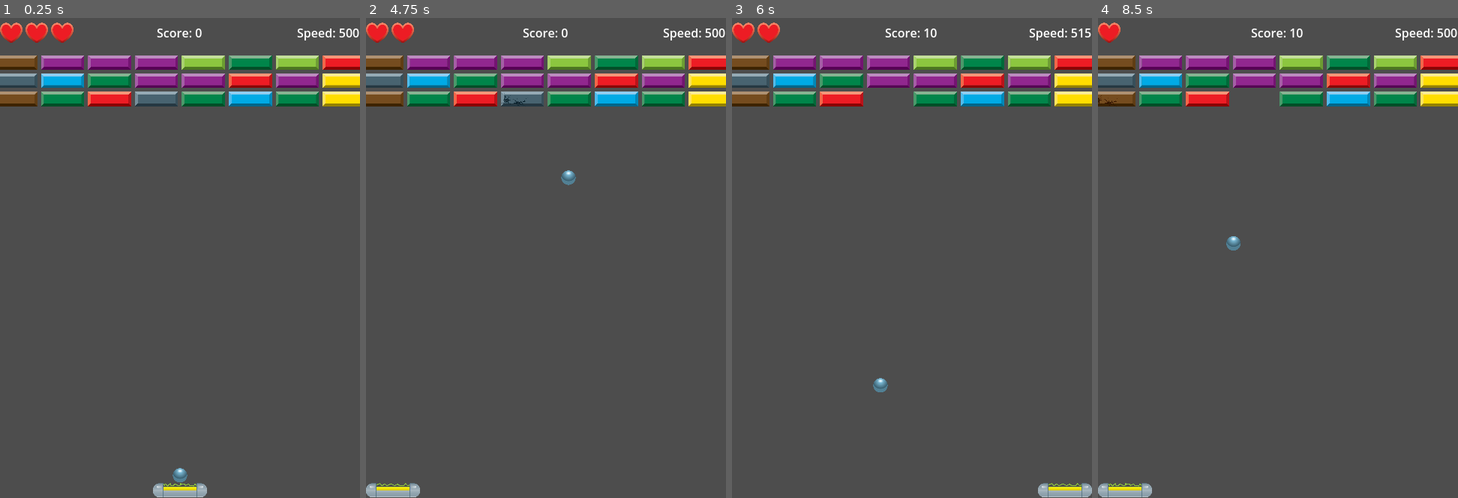
Above: before the commit, frames 1-4 (left to right).
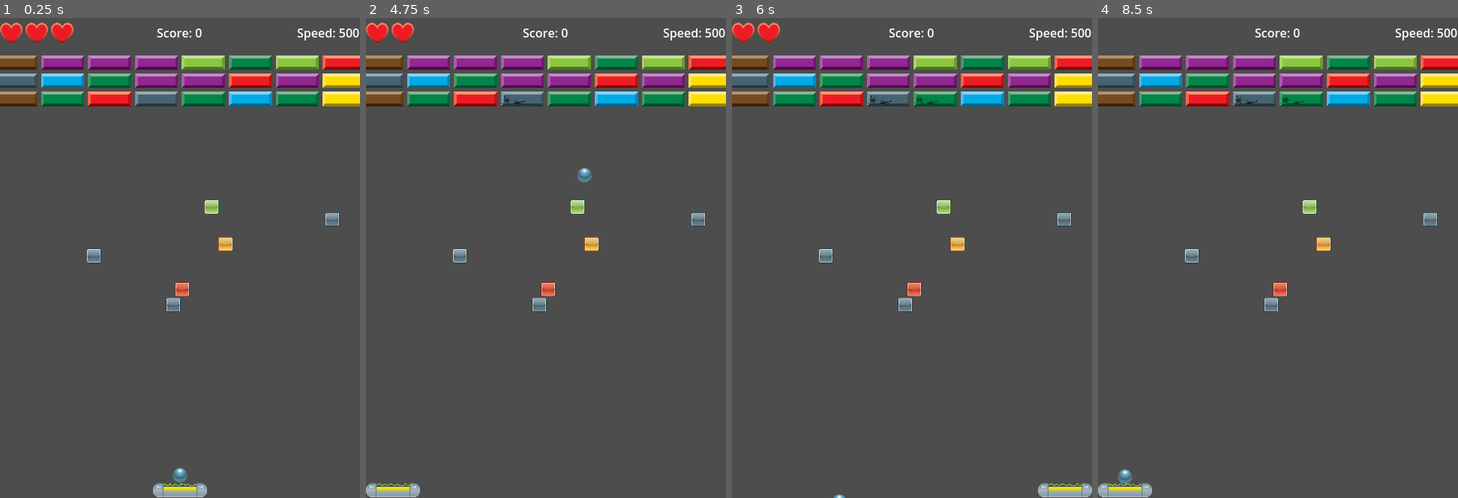
Above: after the commit, the same moments.

Repository: GiovanniCst/breakout
Game: Godot game, scene res://main.tscn
Same seed, same stepped clock (60 frames per second), same inputs: the game is played once before the commit and once after it.
Inputs:
- Up to frame 1 (0.25 s): no input
- Up to frame 2 (4.75 s): tap Enter (launch) at 0.5, 0.6, 1.35, 2.1, 2.85, 3.6, 4.35 s; hold Right (move_right) 0.53-1.28 s; hold Left (move_left) 1.28-2.03 s; hold Right (move_right) 2.03-3.53 s; hold Left (move_left) from 3.53 s (still down)
- Up to frame 3 (6 s): tap Enter (launch) at 5.1, 5.85 s; release Left (move_left) at 5.78 s; hold Right (move_right) from 5.78 s (still down)
- Up to frame 4 (8.5 s): tap Enter (launch) at 6.6, 7.35, 8.1 s; release Right (move_right) at 8.03 s; hold Left (move_left) from 8.03 s (still down)

The runs differ from the first frame. In frame 1, 0.7% of the frame differs, in the area x 24-95%, y 37-62%; in frame 2, 0.9%; in frame 3, 1.4%; in frame 4, 1.6%, in the area x 0-95%, y 0-98%.

Commit message:
Feature: Implement unbreakable tiles and fix destruction issue

Diff:
--- a/paddle.tscn
+++ b/paddle.tscn
@@ -32,7 +32,7 @@
 [node name="Sprite2D" type="AnimatedSprite2D" parent="."]
 scale = Vector2(0.15, 0.15)
 sprite_frames = SubResource("SpriteFrames_dwo56")
-frame_progress = 0.649567
+frame_progress = 0.51198
 
 [node name="CollisionShape2D" type="CollisionShape2D" parent="."]
 position = Vector2(2.50111e-12, 7)
--- a/scripts/main.gd
+++ b/scripts/main.gd
@@ -26,6 +26,19 @@
 	"res://assets/PNG/15-Breakout-Tiles.png",
 	"res://assets/PNG/17-Breakout-Tiles.png",
 	"res://assets/PNG/19-Breakout-Tiles.png"
+]
+
+# Paths to unbreakable brick textures (from 22 to 30)
+var unbreakable_brick_textures = [
+	"res://assets/PNG/22-Breakout-Tiles.png",
+	"res://assets/PNG/23-Breakout-Tiles.png",
+	"res://assets/PNG/24-Breakout-Tiles.png",
+	"res://assets/PNG/25-Breakout-Tiles.png",
+	"res://assets/PNG/26-Breakout-Tiles.png",
+	"res://assets/PNG/27-Breakout-Tiles.png",
+	"res://assets/PNG/28-Breakout-Tiles.png",
+	"res://assets/PNG/29-Breakout-Tiles.png",
+	"res://assets/PNG/30-Breakout-Tiles.png"
 ]
 
 # Scaled brick dimensions (original 384x128, scaled by 0.15)
@@ -60,6 +73,7 @@
 	ui_node.initialize_ui()
 
 	_populate_bricks() # Call the brick population function
+	_populate_unbreakable_bricks() # Call the unbreakable brick population function
 
 func _populate_bricks():
 	if not is_instance_valid(bricks_node):
@@ -92,6 +106,33 @@
 			current_x += SCALED_BRICK_WIDTH + brick_spacing_x
 		current_y += SCALED_BRICK_HEIGHT + brick_spacing_y
 
+func _populate_unbreakable_bricks():
+	if not is_instance_valid(bricks_node):
+		print("Error: Bricks Node2D not found in Main scene for unbreakable bricks!")
+		return
+
+	var unbreakable_brick_min_y = 200.0 # Starting Y position for unbreakable bricks
+	var unbreakable_brick_max_y = 400.0 # Ending Y position for unbreakable bricks
+	var min_unbreakable_bricks = 3
+	var max_unbreakable_bricks = 7
+	var num_unbreakable_bricks = randi_range(min_unbreakable_bricks, max_unbreakable_bricks)
+
+	var unbreakable_brick_packed_scene = load("res://unbreakable_brick.tscn")
+	if not unbreakable_brick_packed_scene:
+		print("Error: Could not load unbreakable_brick.tscn!")
+		return
+
+	for i in range(num_unbreakable_bricks):
+		var new_unbreakable_brick = unbreakable_brick_packed_scene.instantiate()
+		bricks_node.add_child(new_unbreakable_brick)
+
+		var random_texture_path = unbreakable_brick_textures[randi() % unbreakable_brick_textures.size()]
+		new_unbreakable_brick.set_brick_texture(random_texture_path)
+
+		var random_x = randf_range(SCALED_BRICK_WIDTH / 2, get_viewport().size.x - SCALED_BRICK_WIDTH / 2)
+		var random_y = randf_range(unbreakable_brick_min_y + SCALED_BRICK_HEIGHT / 2, unbreakable_brick_max_y - SCALED_BRICK_HEIGHT / 2)
+		new_unbreakable_brick.position = Vector2(random_x, random_y)
+
 func _input(_event):
 	if Input.is_action_just_pressed("launch"): # Use global Input check
 		print("Launch action pressed!")
--- /dev/null
+++ b/scripts/unbreakable_brick.gd
@@ -0,0 +1,15 @@
+extends StaticBody2D
+
+@onready var sprite = $Sprite2D
+
+func _ready():
+	if not is_instance_valid(sprite):
+		print("Error: Sprite2D node not found in UnbreakableBrick scene!")
+	else:
+		sprite.scale = Vector2(0.15, 0.15)
+
+func set_brick_texture(texture_path: String):
+	if is_instance_valid(sprite):
+		sprite.texture = load(texture_path)
+	else:
+		print("Error: Cannot set texture, Sprite2D node is not valid.")
--- /dev/null
+++ b/unbreakable_brick.tscn
@@ -0,0 +1,16 @@
+[gd_scene load_steps=4 format=3 uid="uid://dxd5phxdbhkhp"]
+
+[ext_resource type="Script" uid="uid://b57v5nqi4omx3" path="res://scripts/unbreakable_brick.gd" id="1_yai7y"]
+[ext_resource type="Texture2D" uid="uid://2fuf84eyrlwj" path="res://assets/PNG/22-Breakout-Tiles.png" id="2_yai7y"]
+
+[sub_resource type="CircleShape2D" id="CircleShape2D_yai7y"]
+
+[node name="UnbreakableBrick" type="StaticBody2D"]
+script = ExtResource("1_yai7y")
+
+[node name="Sprite2D" type="Sprite2D" parent="."]
+scale = Vector2(0.15, 0.15)
+texture = ExtResource("2_yai7y")
+
+[node name="CollisionShape2D" type="CollisionShape2D" parent="."]
+shape = SubResource("CircleShape2D_yai7y")
Not shown, added: scripts/unbreakable_brick.gd.uid
